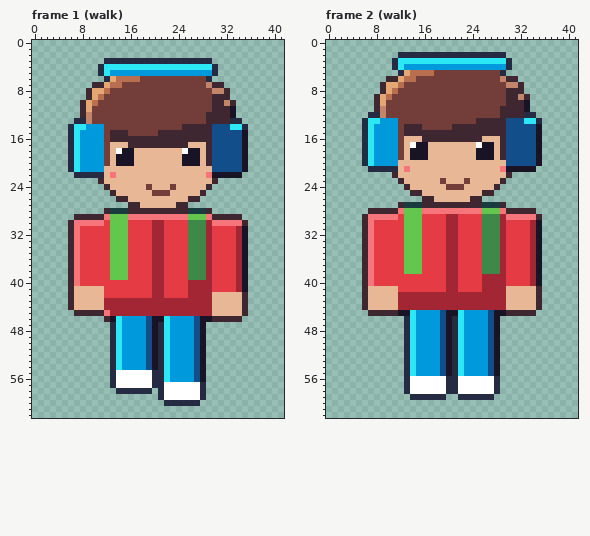
Edited in one commit: pixel-art file (art/ambient/ambient-pedestrian@88.aseprite). The first picture shows the starting point.
42x63 pixels, 4 frames. Shown: frame 1 (walk), frame 2 (walk). The commit also changed other frames, which this record leaves out.
New version:
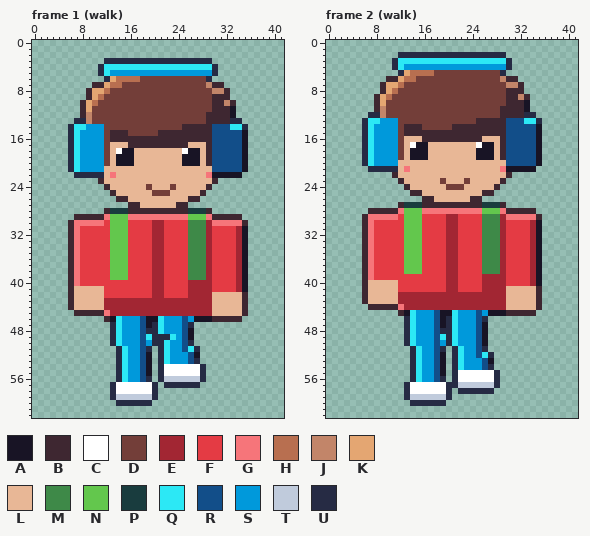
Palette (. is transparent): A #181425  B #3e2731  C #ffffff  D #733e39  E #a22633  F #e43b44  G #f6757a  H #b86f50  J #c28569  K #e4a672  L #e8b796  M #3e8948  N #63c74d  P #193c3e  Q #2ce8f5  R #124e89  S #0099db  T #c0cbdc  U #262b44
The exact change:
--- frame 1 (walk)
@@ x 11..30 @@
 45 BGEEEEEEEEEEEEEEEEEL
-46 .BAQSSSSRAAQSSSSRAAB
-47 ..UQSSSSRAUQSSSSRA..
-48 ..UQSSSSRAUQSSSSRA..
-49 ..UQSSSSRAUQSSSSRA..
-50 ..UQSSSSRAUQSSSSRA..
-51 ..UQSSSSRAUQSSSSRA..
-52 ..UQSSSSRAUQSSSSRA..
-53 ..UQSSSSRAUQSSSSRA..
-54 ..UQSSSSRAUQSSSSRA..
-55 ..UCCCCCCUUQSSSSRA..
-56 ..UCCCCCCUUQSSSSRA..
-57 ..UCCCCCCUUCCCCCCU..
-58 ...UUUUUU.UCCCCCCU..
-59 ..........UCCCCCCU..
-60 ...........UUUUUU...
+46 .BAQSSSRAAQSSSRSAAAB
+47 ..UQSSSRAUQSSSRU....
+48 ..UQSSSRUUQSSSRA....
+49 ..UQSSSRQUUUQSRA....
+50 ..UQSSSRSUUQSSRU....
+51 ...UQSSRU.UQSSRQU...
+52 ...UQSSRA.UQSSSRA...
+53 ...UQSSRA.UQSSSRU...
+54 ...UQSSRA.UCCCCCCU..
+55 ...UQSSRA.UCCCCCCU..
+56 ...UQSSRU.UTTTTTTU..
+57 ..UCCCCCCU.UUUUUU...
+58 ..UCCCCCCU..........
+59 ..UTTTTTTU..........
+60 ...UUUUUU...........
 61 ....................
--- frame 2 (walk)
@@ x 5..13 @@
 39 .BGFFFFFF
-40 .BGFFFFFF
+40 .BLLLLLFF
 41 .BLLLLLFF
@@ x 4..30 @@
 43 ..BLLLLLEEEEEEEEEEEEEEEEEEL
-44 ..BLLLLLEEEEEEEEEEEEEEEEEEL
-45 ...BBBBBAAQSSSSRAAQSSSSRAAB
-46 .........UQSSSSRAUQSSSSRA..
-47 .........UQSSSSRAUQSSSSRA..
-48 .........UQSSSSRAUQSSSSRA..
-49 .........UQSSSSRAUQSSSSRA..
-50 .........UQSSSSRAUQSSSSRA..
-51 .........UQSSSSRAUQSSSSRA..
-52 .........UQSSSSRAUQSSSSRA..
-53 .........UQSSSSRAUQSSSSRA..
-54 .........UQSSSSRAUQSSSSRA..
-55 .........UQSSSSRAUQSSSSRA..
-56 .........UCCCCCCUUCCCCCCU..
-57 .........UCCCCCCUUCCCCCCU..
-58 .........UCCCCCCUUCCCCCCU..
-59 ..........UUUUUU..UUUUUU...
-60 ...........................
+44 ...BBBBBGEEEEEEEEEEEEEEEEEL
+45 ........BAQSSSRAAQSSSRSAAAB
+46 .........UQSSSRAUQSSSRU....
+47 .........UQSSSRAUQSSSRA....
+48 .........UQSSSRUUQSSSRA....
+49 .........UQSSSRQUQSSSRA....
+50 .........UQSSSRSUQSSSRA....
+51 ..........UQSSRU.UQSSRU....
+52 ..........UQSSRA.UQSSRQU...
+53 ..........UQSSRA.UQSSSRA...
+54 ..........UQSSRA.UQSSSRU...
+55 ..........UQSSRA.UCCCCCCU..
+56 ..........UQSSRU.UCCCCCCU..
+57 .........UCCCCCCUUTTTTTTU..
+58 .........UCCCCCCU.UUUUUU...
+59 .........UTTTTTTU..........
+60 ..........UUUUUU...........
 61 ...........................
Pixel boxes of the changes (left, top, right, bottom) in both pictures:
changed: (110, 316, 206, 406)
changed: (362, 280, 404, 316)
changed: (404, 310, 500, 406)
